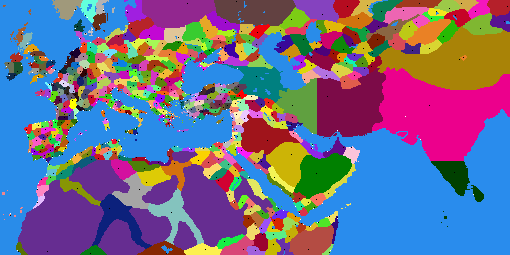
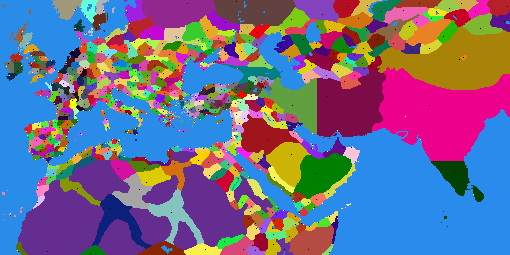
Before/after of a w=510, h=255 layered artwork. What changed in the layer stack:
painted on "map_regions" over box(169, 68, 288, 134)
